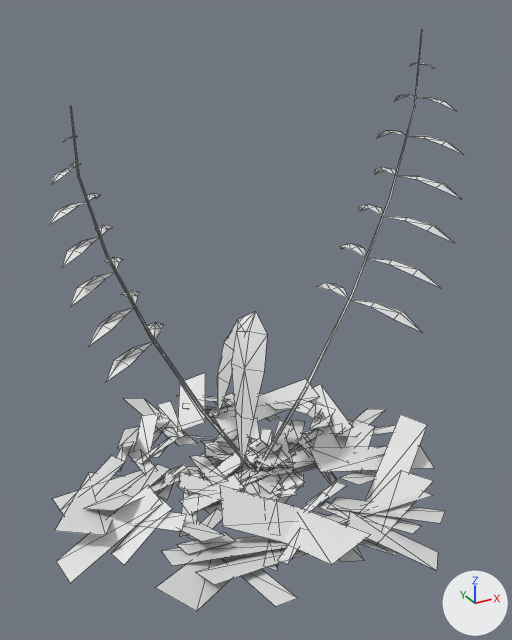
Before and after pictures for a commit that changed the OBJ model game/assets/models/plants/SM_Plant_CycadSun_Leaf.obj.
Camera for both pictures: a 50 mm camera at (-1.27, -2.32, 1.92) aimed at (-0.02, -0.04, 0.79). Lighting does not change. The marker at lower right points along +X, +Y and +Z. The older version comes first. Mesh edges are drawn as thin lines. Where no turn or scale is listed for an object, it has been applied to the vertices. Vertices at exactly the same position are counted once.

The scene before the commit, as lines of its bpy script (objects in view):
```python
me_sm_plant_cycadsun_leaf = bpy.data.meshes.new('SM_Plant_CycadSun_Leaf')
me_sm_plant_cycadsun_leaf.from_pydata(...)  # 791 vertices, 592 faces; spans x -0.92..0.89, y -0.84..0.85, z -0.09..1.85
# before: 270 (0.72, -0.11, 0.17) at pixel (400, 414), 271 (0.33, -0.36, -0.03), 272 (0.4, -0.47, -0.05), 273 (0.79, -0.22, 0.15) at pixel (427, 424), 278 (0.39, -0.76, -0.01) at pixel (437, 552)
# before: 279 (0.14, -0.52, 0.12) at pixel (350, 510), 280 (0.06, -0.6, 0.12) at pixel (345, 527), 281 (0.31, -0.84, 0.0) at pixel (436, 570), 286 (0.04, -0.41, -0.04), 287 (-0.51, -0.48, 0.07)
# before: 288 (-0.5, -0.61, 0.11) at pixel (214, 584), 289 (0.06, -0.54, 0.0)
ob_sm_plant_cycadsun_leaf = bpy.data.objects.new('SM_Plant_CycadSun_Leaf', me_sm_plant_cycadsun_leaf)
ob_sm_plant_cycadsun_leaf.location = (0.0, 0.0, 0.0)
```
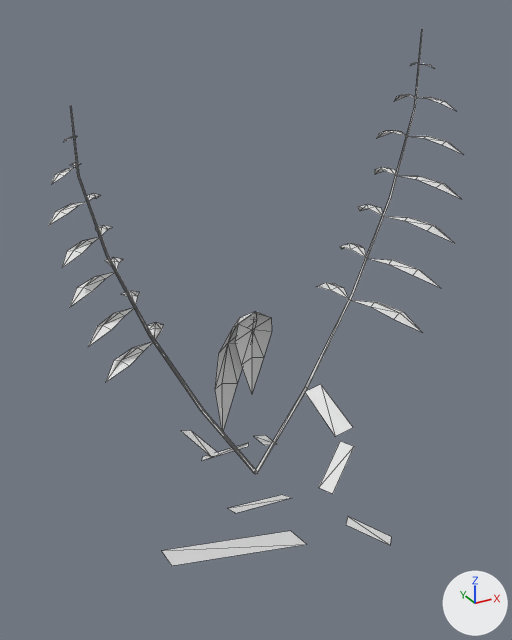
What the commit changed:
me_sm_plant_cycadsun_leaf is used by ob_sm_plant_cycadsun_leaf; location (0.0, 0.0, 0.0).
Verts and faces of me_sm_plant_cycadsun_leaf; kept vertices keep their numbers, new ones are numbered from 791.
me_sm_plant_cycadsun_leaf had 791 vertices, 592 faces and spanned x -0.92..0.89, y -0.84..0.85, z -0.09..1.85.
me_sm_plant_cycadsun_leaf now has 311 vertices, 352 faces and spans x -0.72..0.88, y -0.66..0.62, z -0.04..1.85.
me_sm_plant_cycadsun_leaf part 1: 120 loose pieces with 480 vertices, spanning x -0.92..0.89, y -0.78..0.85, z -0.09..0.18, are deleted.
Part 2, on me_sm_plant_cycadsun_leaf:
20 vertices are removed from x -0.14..0.0, y -0.16..0.13, z 0.16..0.77.
24 faces are deleted.
12 vertices move from x -0.36..0.47, y 0.22..0.79, z -0.08..0.14 to x -0.19..0.2, y 0.07..0.42, z -0.04..0.09.
20 vertices are added at x -0.12..0.11, y 0.02..0.2, z 0.13..0.77.
24 new faces join them.
Part 3, on me_sm_plant_cycadsun_leaf:
Vertex 270 moves to (0.4, -0.07, 0.1), pixel (340, 440).
Vertex 271 moves to (0.2, -0.2, 0.0), pixel (318, 487).
Vertex 272 moves to (0.24, -0.26, -0.01), pixel (332, 493).
Vertex 273 moves to (0.44, -0.13, 0.09), pixel (354, 446).
Vertex 278 moves to (0.27, -0.62, 0.01), pixel (391, 536).
Vertex 279 moves to (0.15, -0.49, 0.07), pixel (347, 516).
Vertex 280 moves to (0.11, -0.53, 0.08), pixel (345, 524).
Vertex 281 moves to (0.23, -0.66, 0.02), pixel (390, 545).
Vertex 286 moves to (0.05, -0.16, -0.01), pixel (282, 494).
Vertex 287 moves to (-0.24, -0.19, 0.05), pixel (227, 508).
Vertex 288 moves to (-0.23, -0.26, 0.07), pixel (235, 513).
Vertex 289 moves to (0.06, -0.22, 0.01), pixel (292, 497).

Pixel boxes (x1, y1, x2, y2) of what changed, in the pictures (512 x 640 px; the box of a moved part takes in the faces that stretch with it):
'SM_Plant_CycadSun_Leaf', reshaped (8% shorter): before (48, 29, 462, 611); after (48, 29, 462, 566)
part 1 of me_sm_plant_cycadsun_leaf, deleted: before (53, 373, 445, 611)
part 2 of me_sm_plant_cycadsun_leaf, moved or reshaped: before (124, 311, 298, 468); after (181, 311, 277, 461)
part 3 of me_sm_plant_cycadsun_leaf, moved or reshaped: before (199, 414, 438, 585); after (227, 441, 391, 545)
